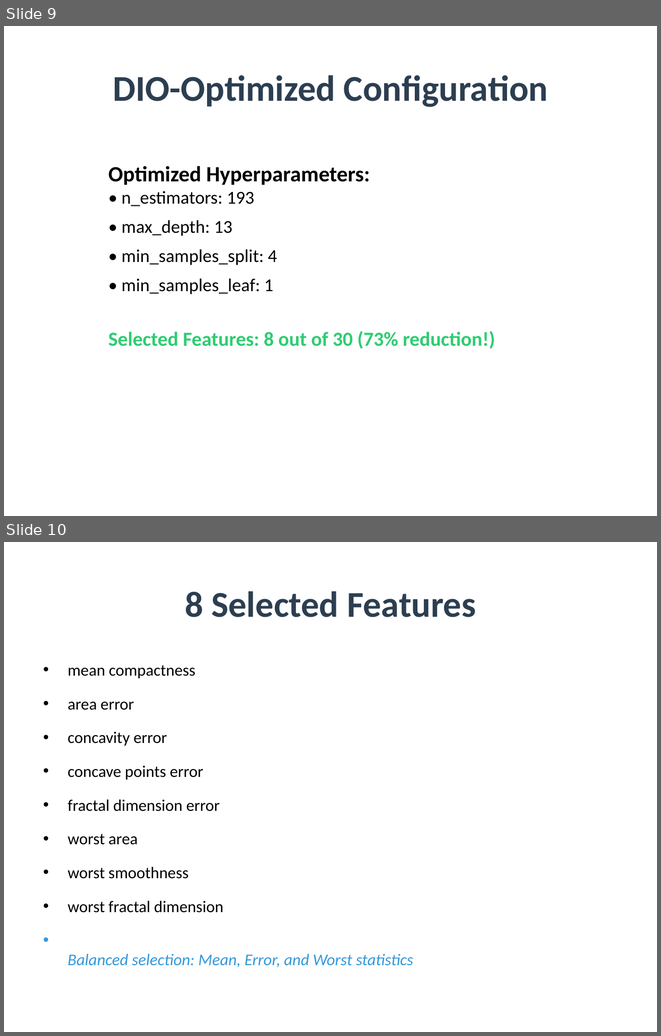
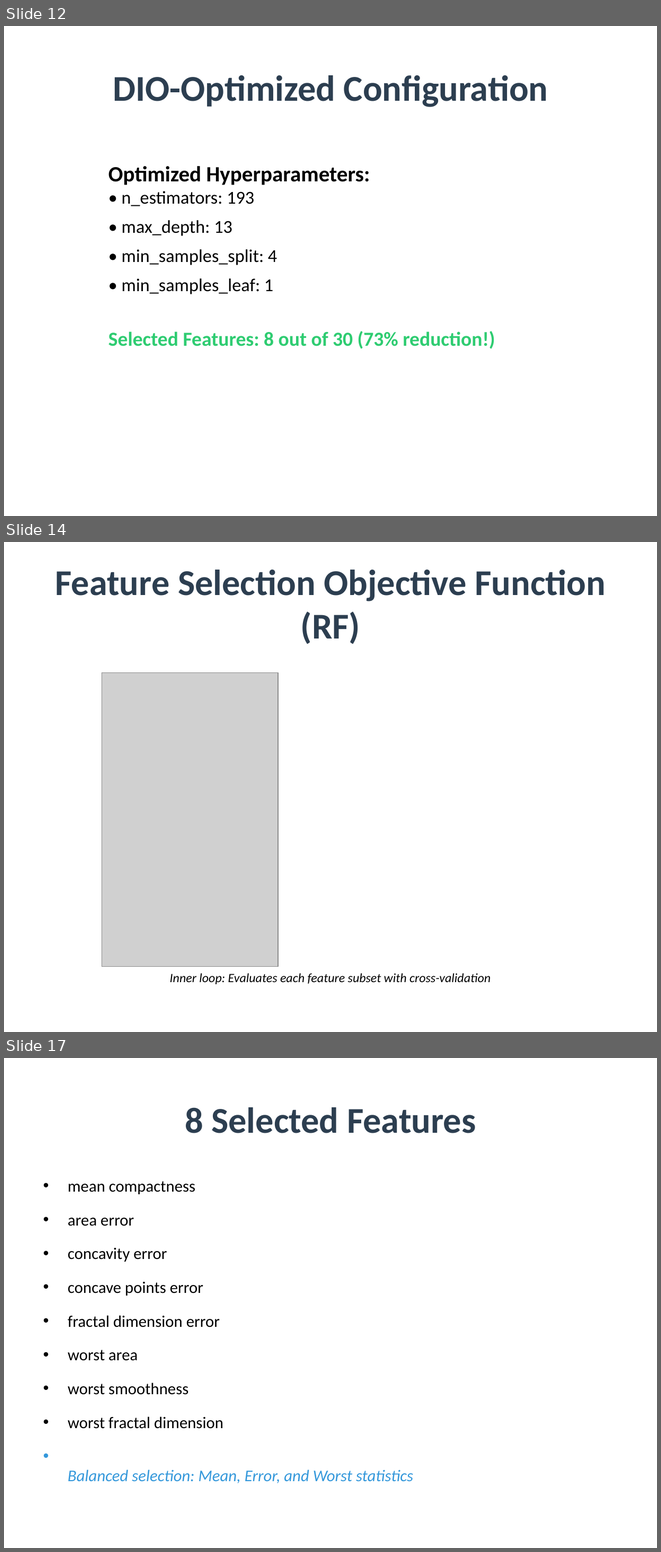
Before and after one commit to amine-dubs/dio-optimization, a slide deck: Presentation/DIO_Research_Presentation.pptx. Shown one above the other, each under a label of ours: slides 9 and 10 before the commit, slides 12, 14 and 17 after it; the slides between them are not shown. The pictures are 661x1036 and 661x1552 pixels, drawn with LibreOffice and Linux fonts; fonts in the diff are those of the drawing; grey boxes stand for pictures. Boxes give left, top, right and bottom in pixels: in the first picture for what was removed or moved away, otherwise in the second. Text is boxed around its words. In the diff, an @@ line names an element or a change of style, - is before the commit and + after.

```diff
--- a/Presentation/DIO_Research_Presentation.pptx
+++ b/Presentation/DIO_Research_Presentation.pptx
@@ slide 14 added at (4,542,657,1032), background #FFFFFF @@
@@ title added at (55,570,606,644), 40 pt, text #2C3E50, bold @@
+Feature Selection Objective Function (RF)
@@ picture added at (102,672,278,967) @@
@@ text added at (170,973,491,984), 14 pt, text #000000, italic @@
+Inner loop: Evaluates each feature subset with cross-validation
@@ what was slide 9 is now slide 12 @@
@@ what was slide 10 is now slide 17 @@
```
Also in this commit, not shown: 6 slides changed, 11 other slides added, 26 other files.
